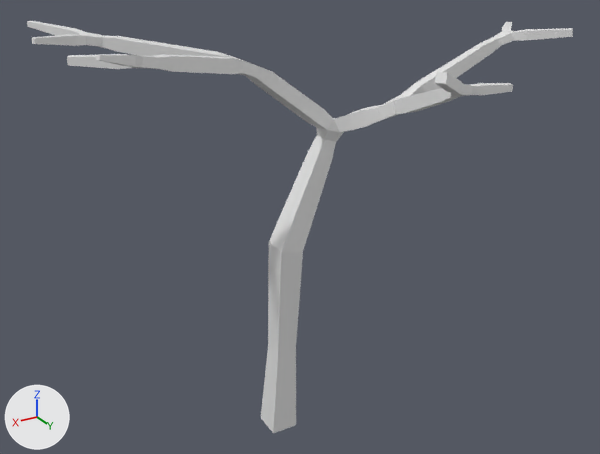
The FBX model Assets/Models/SavanaTree.fbx: old version first, new version second.
Both versions are drawn from a 50 mm camera at (12.1, 21.8, 18.3) aimed at (0.1, 1.6, 8.3). The lights are fixed; the arrows at lower left show +X, +Y and +Z. Where no turn or scale is listed for an object, it has been applied to the vertices.
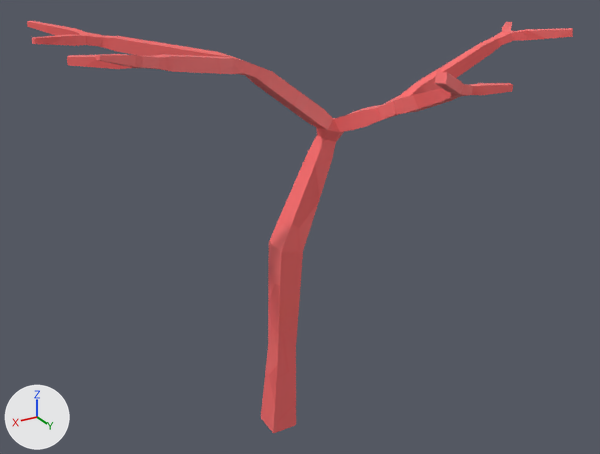
The newer file is also rescaled (x0.01) as a whole; pictures and numbers use the older file's frame.

Where the change shows, as pixel boxes [x1, y1, x2, y2] in the pictures (600 x 454 px):
'Plane', recoloured (grey to red): [27, 21, 573, 433] in both

What the commit changed:
Picture 'FlowerFloor_Savana_Red.png' (img_flowerfloor_savana_red_png) is new.
Material 'Bark' (mat_bark) is new.
Its texture is img_flowerfloor_savana_red_png.
me_plane has 528 vertices, 536 faces and spans x -7.5..7.06, y -2.1..6.65, z -0.05..14.79.
me_plane now uses material mat_bark (picture img_flowerfloor_savana_red_png).
